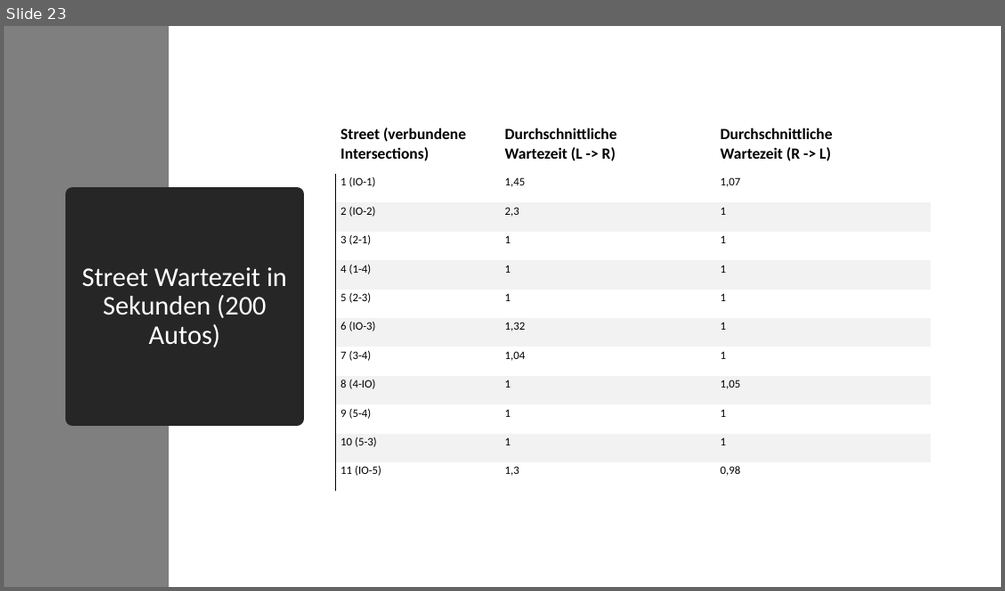
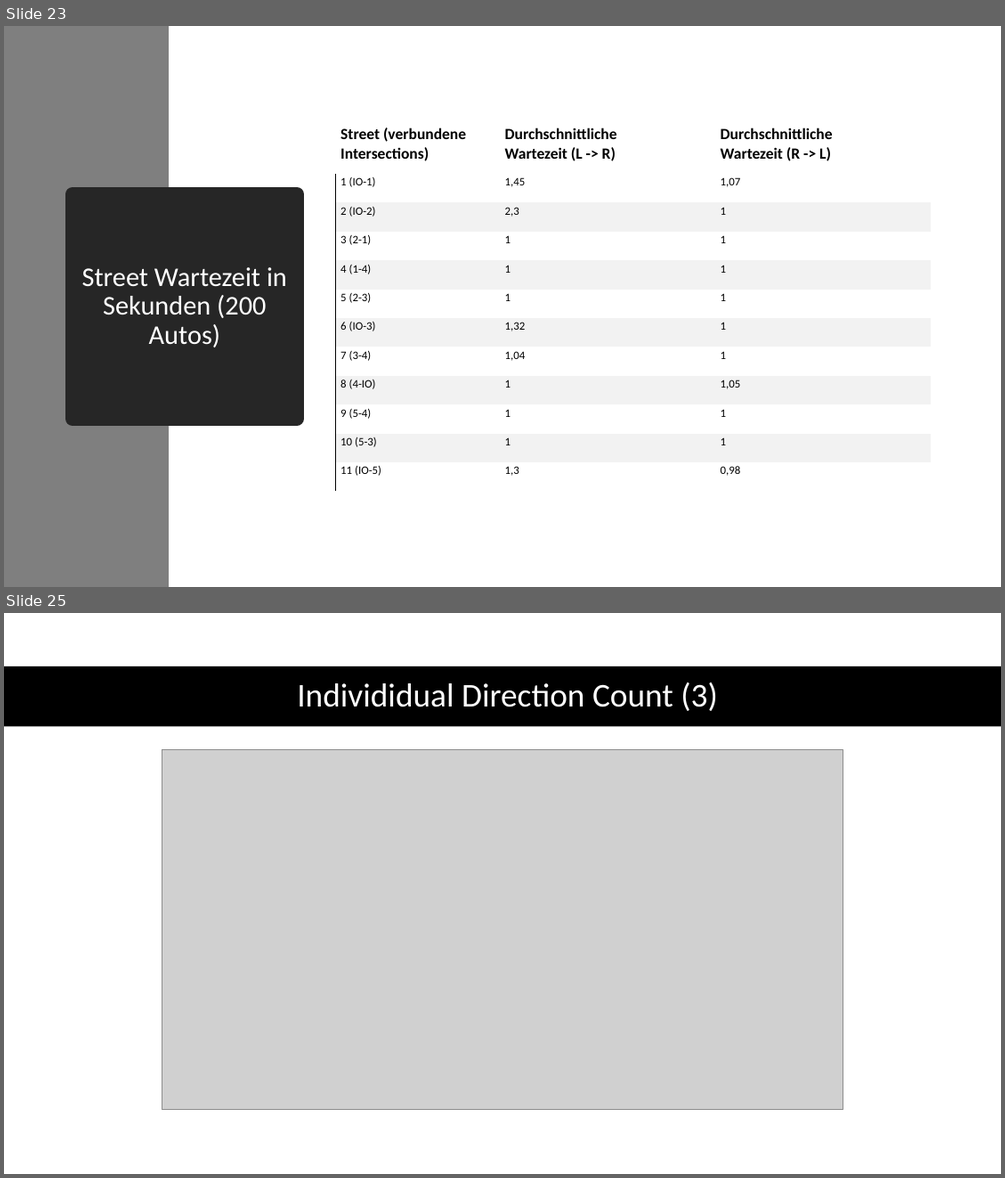
Before and after one commit to code-drey/car_simulation, a slide deck: Presentation/Traffic-flow-modeling-and-analysis.pptx. Shown one above the other, each under a label of ours: slide 23 before the commit, slides 23 and 25 after it; the slides between them are not shown. The pictures are 1005x591 and 1005x1178 pixels, drawn with LibreOffice and Linux fonts; fonts in the diff are those of the drawing; grey boxes stand for pictures. Boxes give left, top, right and bottom in pixels: in the first picture for what was removed or moved away, otherwise in the second. Text is boxed around its words. In the diff, an @@ line names an element or a change of style, - is before the commit and + after.

```diff
--- a/Presentation/Traffic-flow-modeling-and-analysis.pptx
+++ b/Presentation/Traffic-flow-modeling-and-analysis.pptx
@@ slide 25 added at [4, 613, 1001, 1174], background #FFFFFF @@
@@ rectangle added at [4, 666, 1001, 727], fill #000000 @@
@@ title added at [297, 682, 718, 711], 32 pt, text #FFFFFF @@
+Individidual Direction Count (3)
@@ picture added at [162, 750, 842, 1110] @@
```
Also in this commit, not shown: 2 other slides added.
